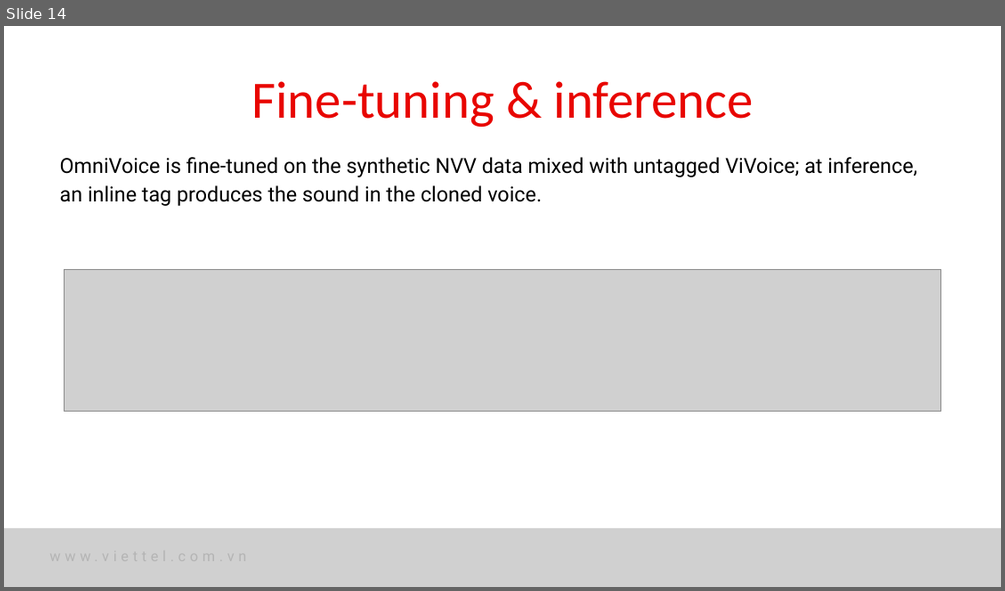
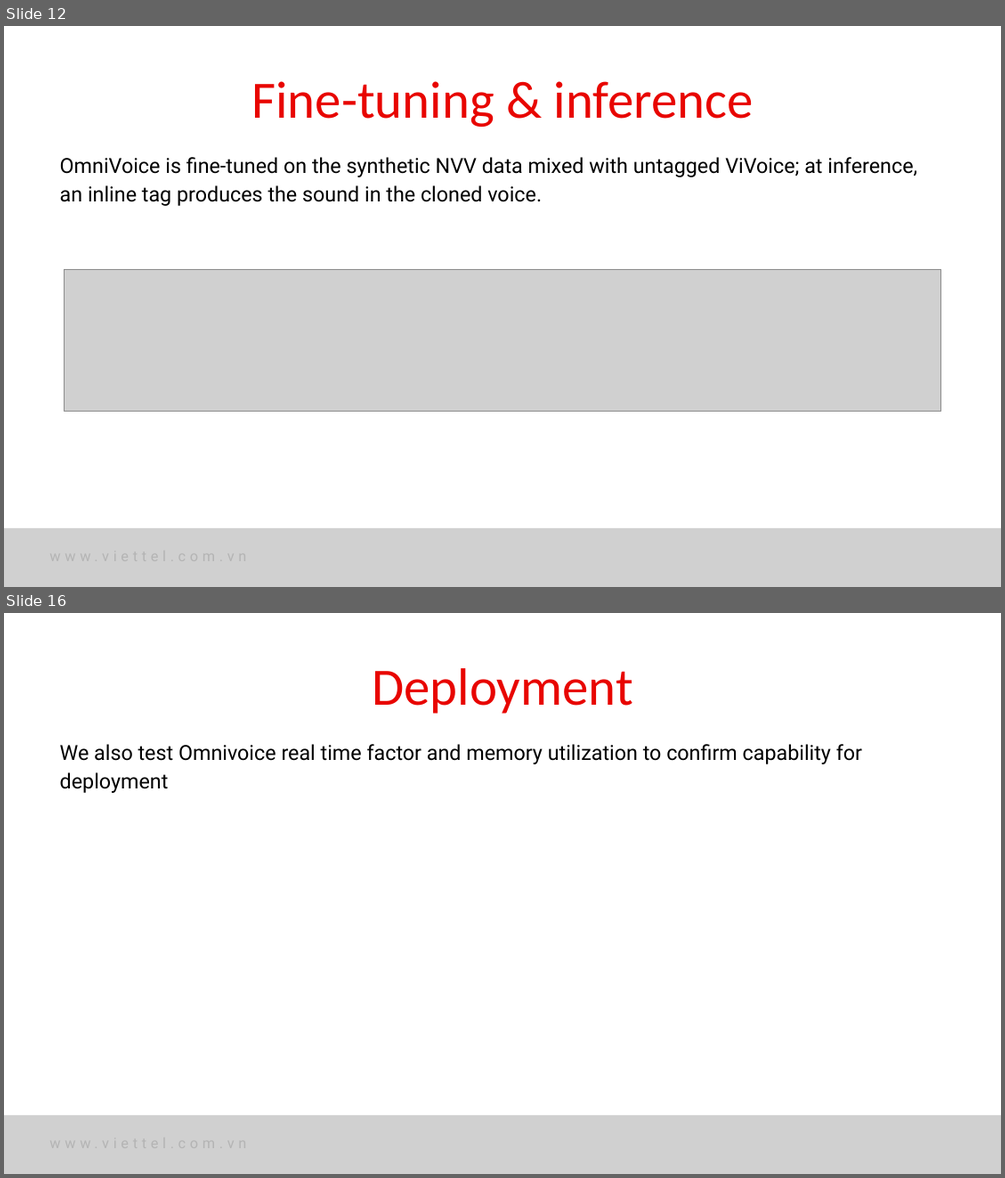
Before and after one commit to nhakanasi/VDT_GD2, a slide deck: Method.pptx. Shown one above the other, each under a label of ours: slide 14 before the commit, slides 12 and 16 after it; the slides between them are not shown. The pictures are 1005x591 and 1005x1178 pixels, drawn with LibreOffice and Linux fonts; fonts in the diff are those of the drawing; grey boxes stand for pictures. Boxes give left, top, right and bottom in pixels: in the first picture for what was removed or moved away, otherwise in the second. Text is boxed around its words. In the diff, an @@ line names an element or a change of style, - is before the commit and + after.

```diff
--- a/Method.pptx
+++ b/Method.pptx
@@ slide 16 added at (4,613,1001,1174), background #FFFFFF @@
@@ text added at (372,668,633,714), 75.8 pt, text #E80500 @@
+Deployment
@@ text added at (60,744,862,793), 30 pt, text #000000 @@
+We also test Omnivoice real time factor and memory utilization to confirm capability for deployment
@@ picture added at (4,1115,1001,1174) @@
@@ picture added at (840,1131,946,1155) @@
@@ what was slide 14 is now slide 12 @@
```
Also in this commit, not shown: 5 slides changed, 6 other slides added, 4 slides removed.
